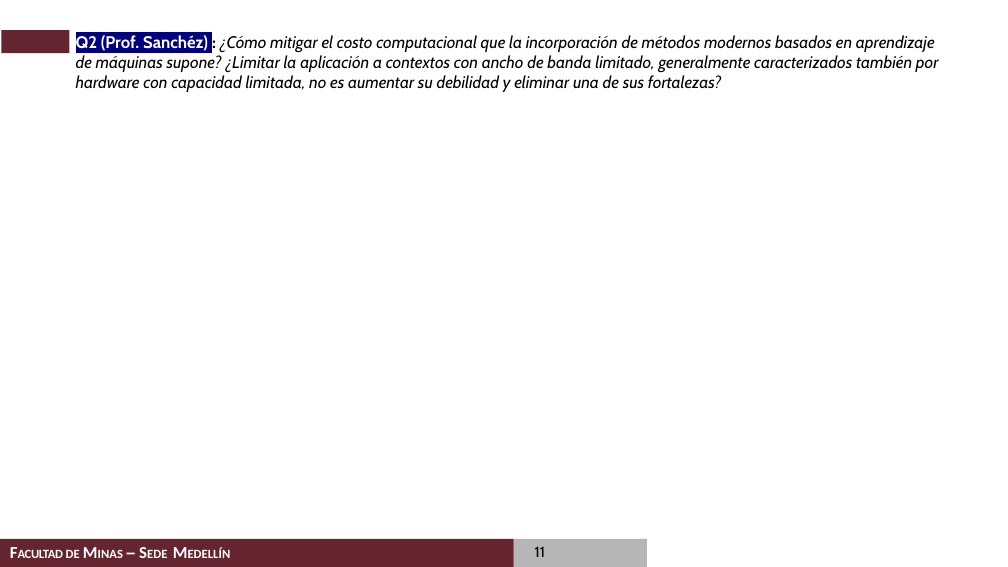
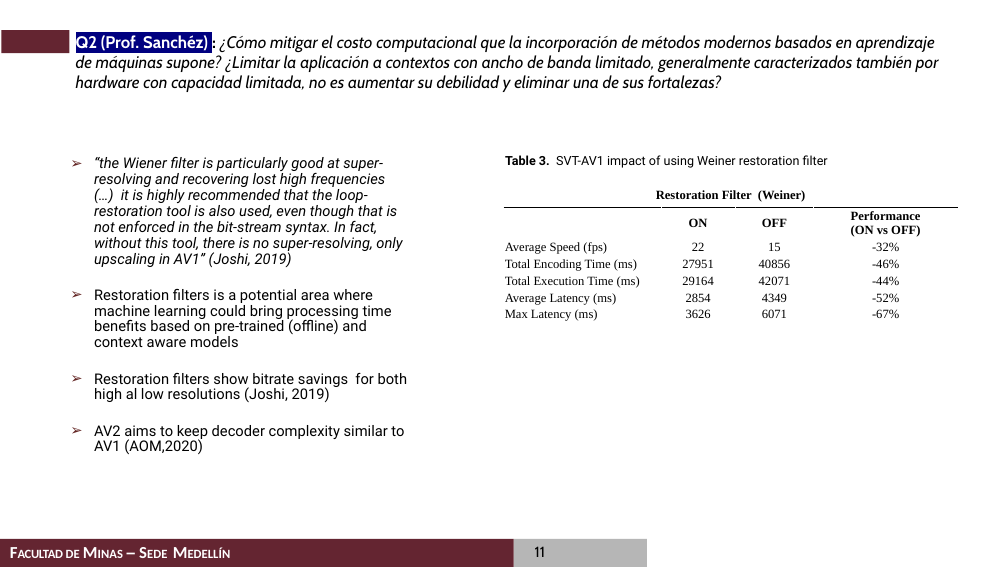
Before and after one commit to casalazarh/Examen-de-Calificacion-2020, a slide deck: slide 11 of presentation/Examen de Calificacion de Doctorado_Carlos_Alberto_Salazar.pptx. Drawn at 1008x567 pixels with LibreOffice and Linux fonts; fonts in the diff are those of the drawing; background and template pictures are left out. Boxes give left, top, right and bottom in pixels: in the first picture for what was removed or moved away, otherwise in the second. Text is boxed around its words. In the diff, an @@ line names an element or a change of style, - is before the commit and + after.

```diff
--- a/presentation/Examen de Calificacion de Doctorado_Carlos_Alberto_Salazar.pptx
+++ b/presentation/Examen de Calificacion de Doctorado_Carlos_Alberto_Salazar.pptx
@@ text added at (x1=94, y1=157, x2=408, y2=454), 14 pt, text #000000, italic @@
+  ➢ “the Wiener filter is particularly good at super-resolving and recovering lost high frequencies (…) it is highly recommended that the loop-restoration tool is also used, even though that is not enforced in the bit-stream syntax. In fact, without this tool, there is no super-resolving, only upscaling in AV1” (Joshi, 2019)
+  ➢ Restoration filters is a potential area where machine learning could bring processing time benefits based on pre-trained (offline) and context aware models
+  ➢ Restoration filters show bitrate savings for both high al low resolutions (Joshi, 2019)
+  ➢ AV2 aims to keep decoder complexity similar to AV1 (AOM,2020)
@@ text added at (x1=505, y1=155, x2=828, y2=168), 12 pt, text #000000 @@
+  Table 3. SVT-AV1 impact of using Weiner restoration filter
@@ table added at (x1=504, y1=182, x2=958, y2=325), 7 rows, 4 columns @@
+Restoration Filter (Weiner) |  |  | 
+ | ON | OFF | Performance (ON vs OFF)
+Average Speed (fps) | 22 | 15 | -32%
+Total Encoding Time (ms) | 27951 | 40856 | -46%
+Total Execution Time (ms) | 29164 | 42071 | -44%
+Average Latency (ms) | 2854 | 4349 | -52%
+Max Latency (ms) | 3626 | 6071 | -67%
```
Also in this commit, not shown: 7 other slides changed, 2 other files.
